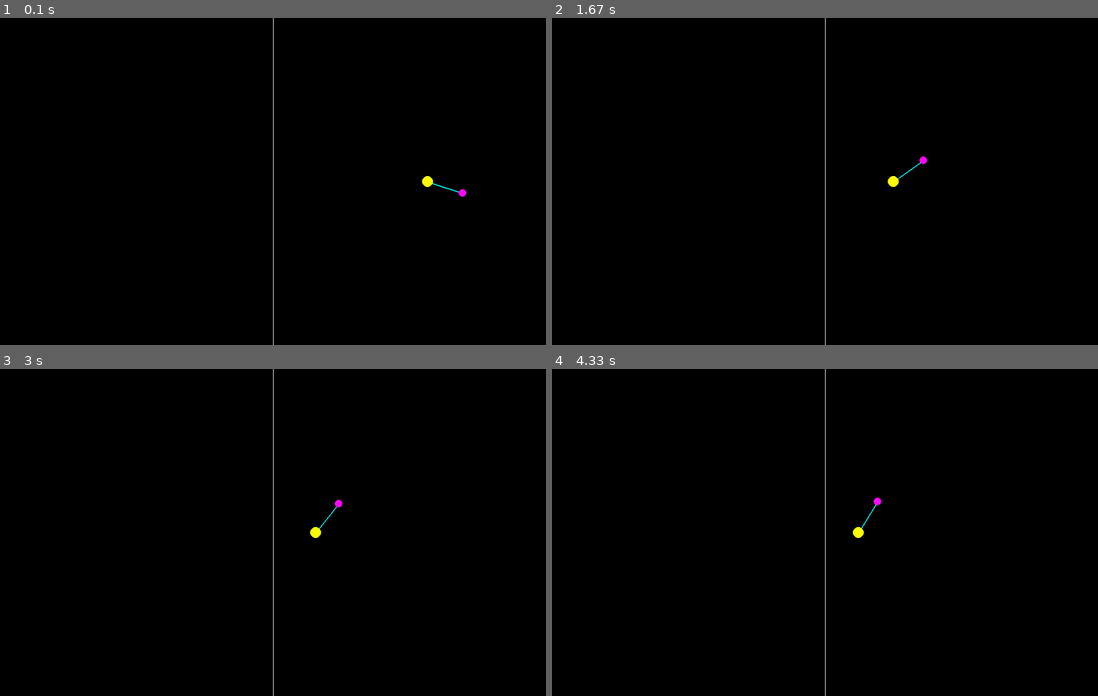
Above: before the commit, frames 1-4 (two rows, left to right).
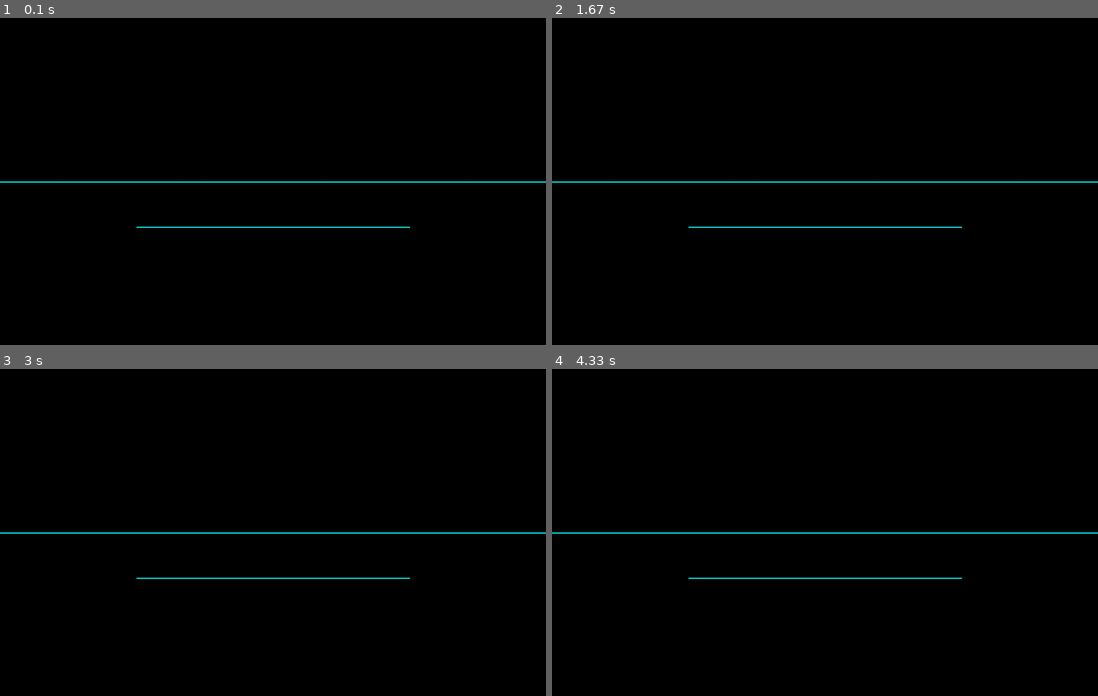
Above: after the commit, the same moments.

Repository: troncosoae/tareas-ctrl-intel
Game: pygame game, started from t4/main.py
The game is run twice, just before and just after one commit, with the same random seed, the same clock (stepped at 60 frames per second) and the same inputs.
Inputs:
- Up to frame 1 (0.1 s): no input
- Up to frame 2 (1.67 s): no input
- Up to frame 3 (3 s): no input
- Up to frame 4 (4.33 s): no input

The runs differ from the first frame. In frame 1, 0.9% of the frame differs, in the area x 0-100%, y 0-100%; in frame 2, 0.9%; in frame 3, 0.9%; in frame 4, 0.9%.

Commit message:
work on simulation

Diff:
--- a/t4/PygameBoxes.py
+++ b/t4/PygameBoxes.py
@@ -105,48 +105,20 @@
         self.window = pygame.display.set_mode((self.width, self.height))
         self.close_function = close_function
 
-    def xy_coordinates(self, x, theta):
-        # print(f't:{theta:.2f}\tx:{x:.2f}')
-        y_pend2car = np.cos(theta)*0.67
-        x_pend2car = np.sin(theta)*0.67
-        x_car = x
-        y_car = 0
-        x_pend = x_pend2car + x_car
-        y_pend = y_pend2car + y_car
-        return x_pend, y_pend, x_car, y_car
+    def refresh_window(self, xi, zeta, H, pH):
 
-    def map_xy2window(self, x_pend, y_pend, x_car, y_car):
-        w = self.width
-        h = self.height
-        return (
-            (x_pend*self.pixel_m_ratio + w/2) % w,
-            h/2 - y_pend*self.pixel_m_ratio,
-            (x_car*self.pixel_m_ratio + w/2) % w,
-            h/2 - y_car*self.pixel_m_ratio
-        )
-
-    def refresh_window(self, xi, zeta):
-        x_pend, y_pend, x_car, y_car = self.xy_coordinates(xi, zeta)
-        x_pend, y_pend, x_car, y_car = self.map_xy2window(
-            x_pend, y_pend, x_car, y_car)
+        pH_win = self.height - pH*self.height/14
 
         self.window.fill((0, 0, 0))
 
         pygame.draw.lines(
             self.window, (10, 255, 255), False,
-            [(x_pend, y_pend), (x_car, y_car)], 2
+            [(self.width/4, pH_win), (3*self.width/4, pH_win)], 2
         )
+
         pygame.draw.lines(
-            self.window, (255, 255, 255), False,
-            [(self.width/2, 0), (self.width/2, self.height)], 1
-        )
-        pygame.draw.circle(
-            self.window, (255, 10, 255),
-            (x_pend, y_pend), 7
-        )
-        pygame.draw.circle(
-            self.window, (255, 255, 10),
-            (x_car, y_car), 10
+            self.window, (10, 255, 255), False,
+            [(0, self.height/2), (self.width, self.height/2)], 2
         )
 
         pygame.display.update()
@@ -169,7 +141,11 @@
         super().advance(input_values)
         self.clock.tick(self.fs)
         self.handle_events()
-        self.refresh_window(input_values['xi'], input_values['zeta'])
+        self.refresh_window(
+            input_values['xi'],
+            input_values['zeta'],
+            input_values['H'],
+            input_values['pH'])
         # print(input_values)
         return {}
 
--- a/t4/SystemBoxes.py
+++ b/t4/SystemBoxes.py
@@ -61,9 +61,10 @@
 
     def __init__(self, key, Ts, **kwargs):
         SimulationBox.__init__(
-            self, key, ['f1', 'f2'], ['xi', 'zeta'])
+            self, key, ['f1', 'f2'], ['xi', 'zeta', 'H', 'pH'])
         self.cts = {
-            'Ts': Ts, 'fs': 1/Ts, 'V': 1, 'c1': 1, 'c2': 1}
+            'Ts': Ts, 'fs': 1/Ts, 'V': 1, 'c1': 0.32, 'c2': 0.05005,
+            'ka': 1.8e-5, 'kw': 1e-14}
 
         self.state = {
             'xi': kwargs.get('xi_0', 0),
@@ -85,7 +86,21 @@
             f2*c['c2'] - (f1 + f2)*zeta
         )
 
+        coef = [
+            1,
+            c['ka'] + self.state['zeta'],
+            c['ka']*(self.state['zeta'] - self.state['xi'] - c['kw']),
+            -c['kw']*c['ka']
+        ]
+        roots = np.roots(coef)
+        print(roots)
+        H = np.max(roots)
+        pH = -np.log10(H)
+        print(roots, H, pH)
+
         return {
             'xi': self.state['xi'],
-            'zeta': self.state['zeta']
+            'zeta': self.state['zeta'],
+            'H': H,
+            'pH': pH
         }
--- a/t4/main.py
+++ b/t4/main.py
@@ -14,9 +14,9 @@
 
     system = PHLevelSystem('p_sys', Ts, xi_0=3, zeta_0=2)
     pygame_tracker = PHLevelWindow(
-        'pygame', ['xi', 'zeta'], 1/Ts, get_close_sim_for_box(sim))
+        'pygame', ['xi', 'zeta', 'pH', 'H'], 1/Ts, get_close_sim_for_box(sim))
 
-    sim.add_box(system, {'f1': 3, 'f2': 3})
+    sim.add_box(system, {'f1': 0.081, 'f2': 0.512})
     sim.add_box(pygame_tracker)
 
     sim.run()
